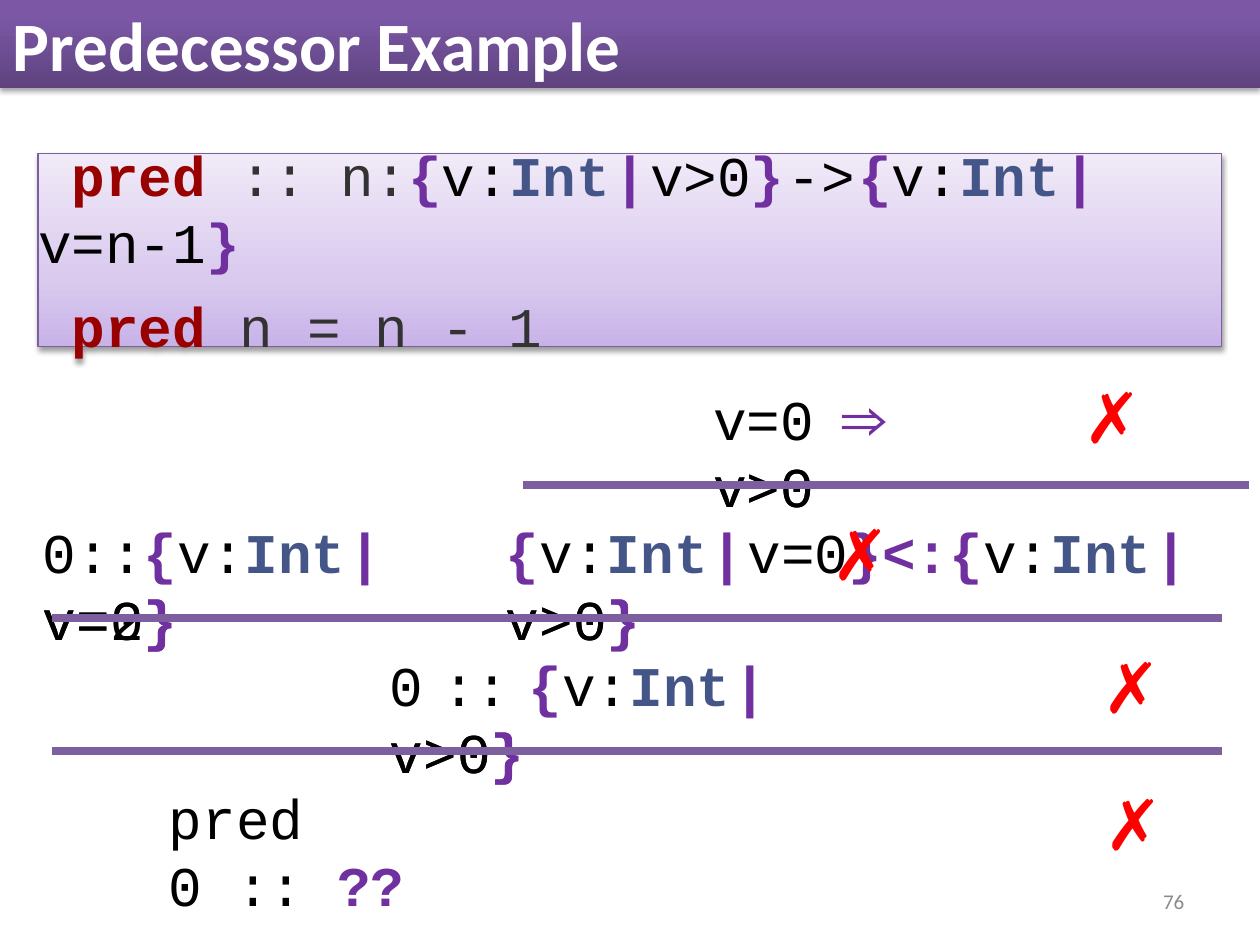
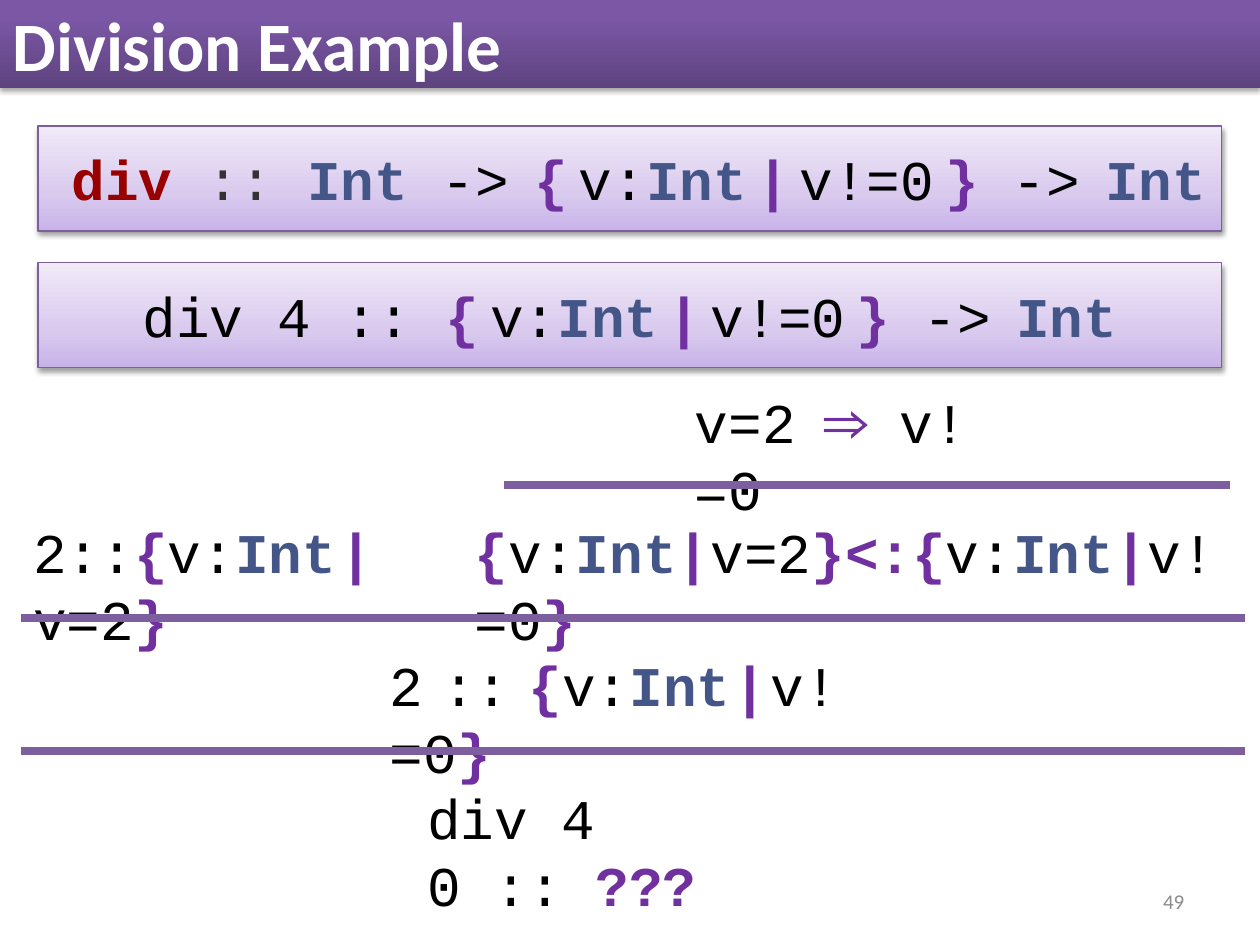
Before and after one commit to nikivazou/research_exam, a slide deck: slide 49 of slides/Research_Exam.pptx (slide 76 before the commit). Drawn at 1260x945 pixels with LibreOffice and Linux fonts; fonts in the diff are those of the drawing. Boxes give left, top, right and bottom in pixels: in the first picture for what was removed or moved away, otherwise in the second. Text is boxed around its words. In the diff, an @@ line names an element or a change of style, - is before the commit and + after.

Commit message:
update slides

```diff
--- a/slides/Research_Exam.pptx
+++ b/slides/Research_Exam.pptx
@@ title at (x1=13, y1=22, x2=502, y2=89): text changed @@
-Predecessor Example
+Division Example
@@ rectangle added at (x1=38, y1=126, x2=1222, y2=231), fill gradient #C9B5E8 to #D8CBEE to #F0EAF9, outline #7D60A0 0.75 pt, 32 pt, text #000000, bold @@
+div :: Int -> { v:Int | v!=0 } -> Int
@@ rectangle "div 4 :: { v:Int ..." resized from (x1=38, y1=154, x2=1222, y2=346) to (x1=38, y1=262, x2=1222, y2=367) @@
@@ text in rectangle at (x1=143, y1=297, x2=1117, y2=338): text changed @@
-pred :: n:{v:Int | v>0} -> {v:Int | v=n-1}
-pred n = n - 1
+div 4 :: { v:Int | v!=0 } -> Int
@@ text removed at (x1=1071, y1=368, x2=1167, y2=465) @@
-✗
@@ group removed at (x1=43, y1=402, x2=1152, y2=785): 4 texts @@
-0 :: {v:Int | v>0}
-0::{v:Int | v=0}
-{v:Int | v=0}<:{v:Int | v>0}
-v=0 ⇒ v>0
@@ text at (x1=695, y1=405, x2=967, y2=511): text changed @@
-v=2 ⇒ v>0
+v=2 ⇒ v!=0
@@ line moved from (523, 485) - (1250, 485) to (504, 485) - (1230, 485) @@
@@ text removed at (x1=819, y1=504, x2=915, y2=601) @@
-✗
@@ text "2::{v:Int | v=2}" moved from (x1=43, y1=533, x2=346, y2=652) to (x1=33, y1=533, x2=336, y2=652) @@
@@ text at (x1=475, y1=533, x2=1215, y2=652): text changed @@
-{v:Int | v=2}<:{v:Int | v>0}
+{v:Int|v=2}<:{v:Int|v!=0}
@@ line moved from (53, 617) - (1222, 617) to (21, 617) - (1245, 617) @@
@@ text removed at (x1=1090, y1=638, x2=1186, y2=735) @@
-✗
@@ text at (x1=390, y1=666, x2=837, y2=785): text changed @@
-2 :: {v:Int | v>0}
+2 :: {v:Int | v!=0}
@@ line moved from (53, 751) - (1222, 751) to (21, 751) - (1245, 751) @@
@@ text removed at (x1=1092, y1=774, x2=1188, y2=871) @@
-✗
@@ text removed at (x1=169, y1=799, x2=303, y2=907) @@
-pred 0 :: ??
@@ text added at (x1=427, y1=799, x2=596, y2=907), 32 pt, text #000000 @@
+div 4 0 :: ???
@@ page number at (x1=1163, y1=895, x2=1184, y2=909): text changed @@
-76
+49
```
Also in this commit, not shown: 55 other slides changed, 8 slides added, 34 slides removed, 1 other file.
